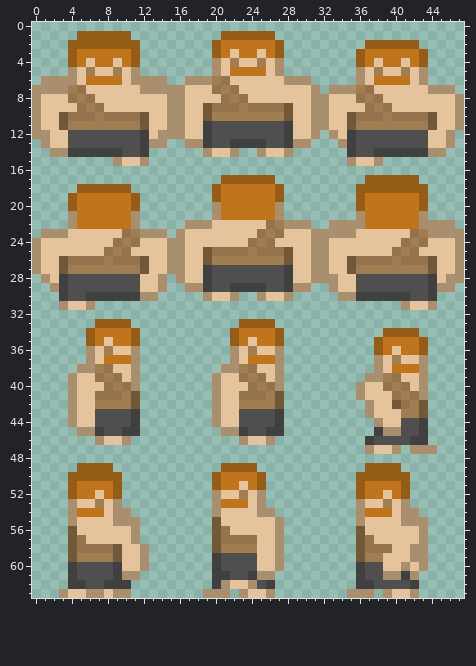
One commit to this pixel-art sprite: BaseBuilder/Content/CaveManWorker.png. Above is the file before it was changed.
The file is 48x64 pixels.
After the commit:
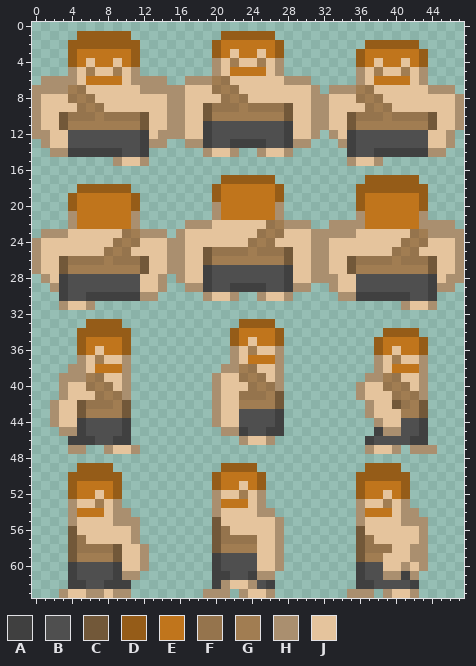
Palette (. is transparent): A #404040  B #4f4f4f  C #725839  D #955c18  E #c0751c  F #95744d  G #a17d52  H #aa8f6f  J #e5c49d
Commit message: Sync animations Looks nice
Change:
{"y":33,"x":6,"old":".","new":"D"}
{"y":33,"x":10,"old":"D","new":"."}
{"y":34,"x":5,"old":".","new":"D"}
{"y":34,"x":7,"old":"EEEED","new":"DDDD."}
{"y":35,"x":5,"old":".D","new":"DE"}
{"y":35,"x":8,"old":"J","new":"E"}
{"y":35,"x":10,"old":"ED","new":"D."}
{"y":36,"x":5,"old":".H","new":"DE"}
{"y":36,"x":8,"old":"GJJH","new":"EED."}
{"y":37,"x":5,"old":".HJEEEH","new":"HJGJJH."}
{"y":38,"x":4,"old":".","new":"H"}
{"y":38,"x":6,"old":"HGFJJH","new":"JEEEH."}
{"y":39,"x":3,"old":".","new":"H"}
{"y":39,"x":5,"old":"JJ","new":"HG"}
{"y":39,"x":8,"old":"GFJH","new":"JJH."}
{"y":40,"x":3,"old":".H","new":"HJ"}
{"y":40,"x":6,"old":"JJ","new":"FG"}
{"y":40,"x":9,"old":"GFH","new":"JH."}
{"y":41,"x":3,"old":".H","new":"HJ"}
{"y":41,"x":8,"old":"F","new":"G"}
{"y":41,"x":10,"old":"GC","new":"H."}
{"y":42,"x":2,"old":"..HJJGG","new":"HJJCFFF"}
{"y":42,"x":10,"old":"GC","new":"C."}
{"y":43,"x":2,"old":"..HJJBBBBA","new":"HJJCGGGGC."}
{"y":44,"x":2,"old":"..HJJ","new":"HJJAB"}
{"y":44,"x":10,"old":"BA","new":"A."}
{"y":45,"x":3,"old":"..HHA","new":"HHABB"}
{"y":45,"x":11,"old":"A","new":"."}
{"y":46,"x":4,"old":"...HJJH","new":"AAABBAA"}
{"y":47,"x":4,"old":"..","new":"HH"}
{"y":47,"x":8,"old":"....","new":"HJJH"}
{"label":"changed","picture_box":[50,319,140,454]}
